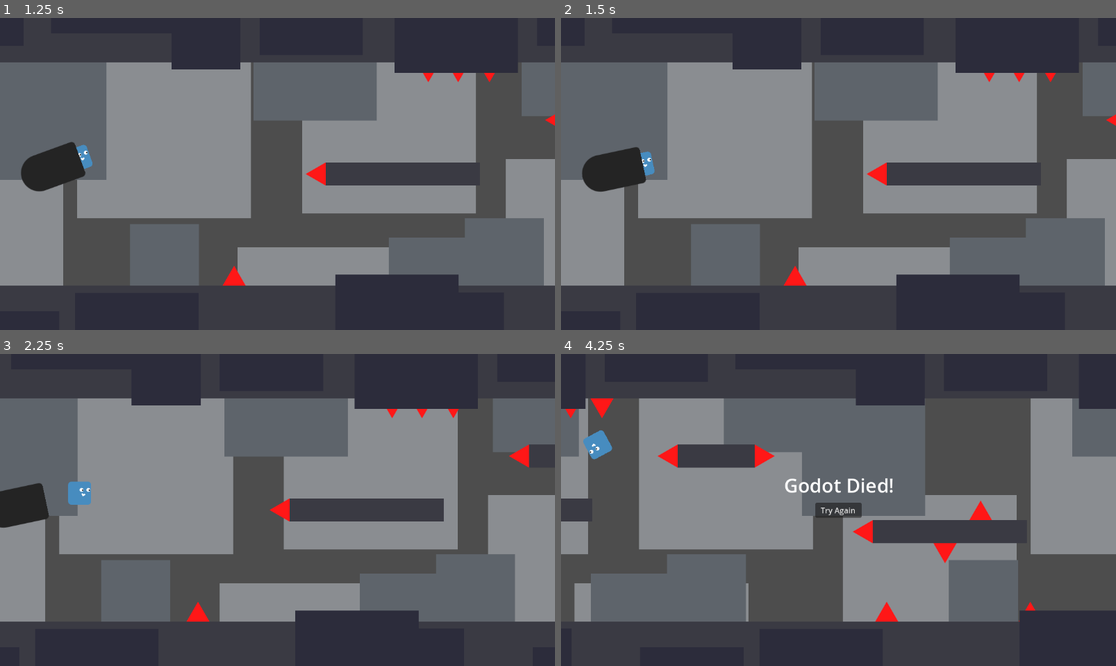
Above: before the commit, frames 1-4 (two rows, left to right).
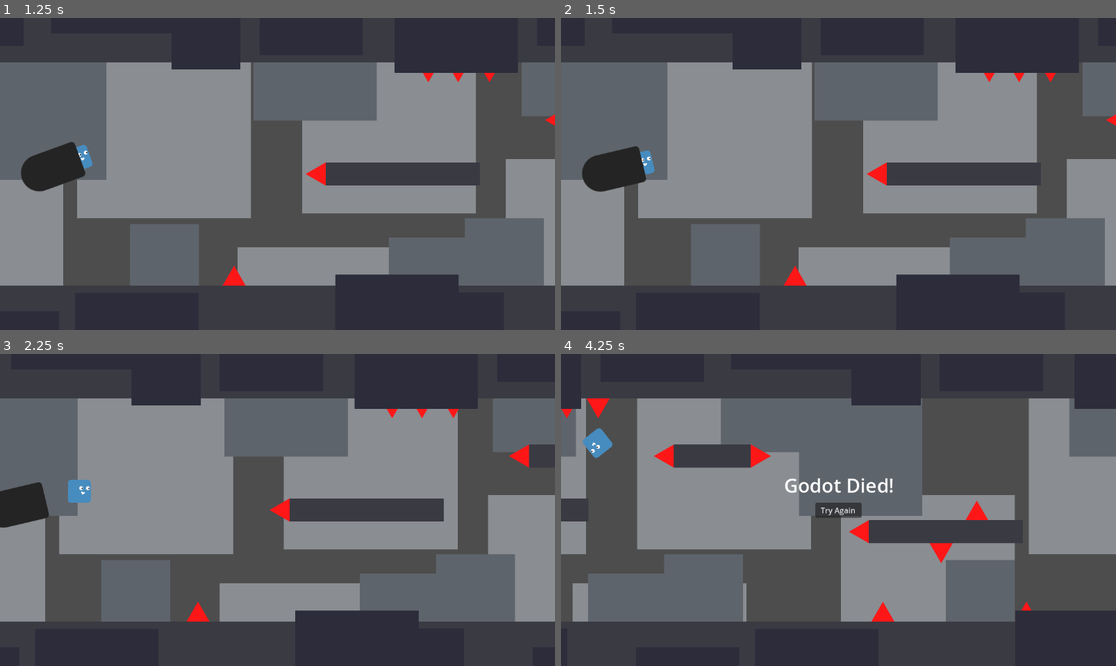
Above: after the commit, the same moments.

Repository: JostMK/Godot-Wild-Jam-75
Game: Godot game, scene res://main.tscn
The game is run twice, just before and just after one commit, with the same random seed, the same clock (stepped at 60 frames per second) and the same inputs.
Inputs:
- Up to frame 1 (1.25 s): click "Start Game" at 0.5 s
- Up to frame 2 (1.5 s): tap Enter at 1.25 s; tap Down (Aim_Down) at 1.35 s
- Up to frame 3 (2.25 s): tap Space (Reflect) at 2 s; tap Up (Aim_Up) at 2.1 s
- Up to frame 4 (4.25 s): tap Space (Reflect) at 2.85 s; tap Down (Aim_Down) at 3.6 s

Frame 1 is identical in both runs. In frame 2, less than 0.1% of the frame differs, in the area x 8-17%, y 40-56%; in frame 3, 0.1%; in frame 4, 2.7%, in the area x 0-94%, y 14-86%.

Commit message:
Fixes coarse cannon input
With steady 60 fps the rotation speed calculation produced only integer value. Changed rotation speed to a prime number.

Diff:
--- a/scenes/props/cannon/cannon.tscn
+++ b/scenes/props/cannon/cannon.tscn
@@ -7,6 +7,7 @@
 [node name="Cannon" type="Node2D"]
 script = ExtResource("1_0tgv6")
 player_scene = ExtResource("2_xhqyx")
+rotation_speed = 101.0
 
 [node name="Sprite2D" type="Sprite2D" parent="."]
 self_modulate = Color(0.140447, 0.140447, 0.140447, 1)
